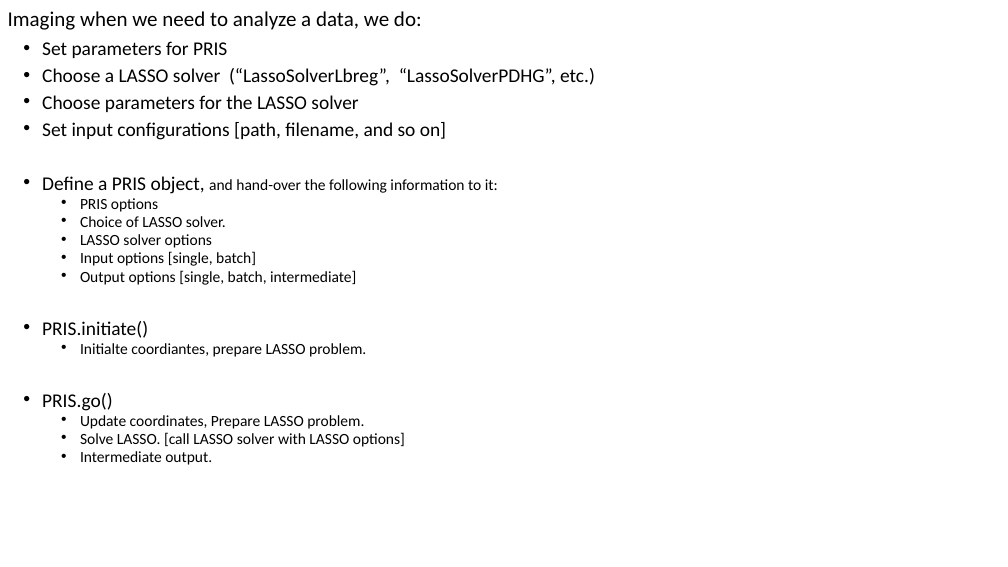
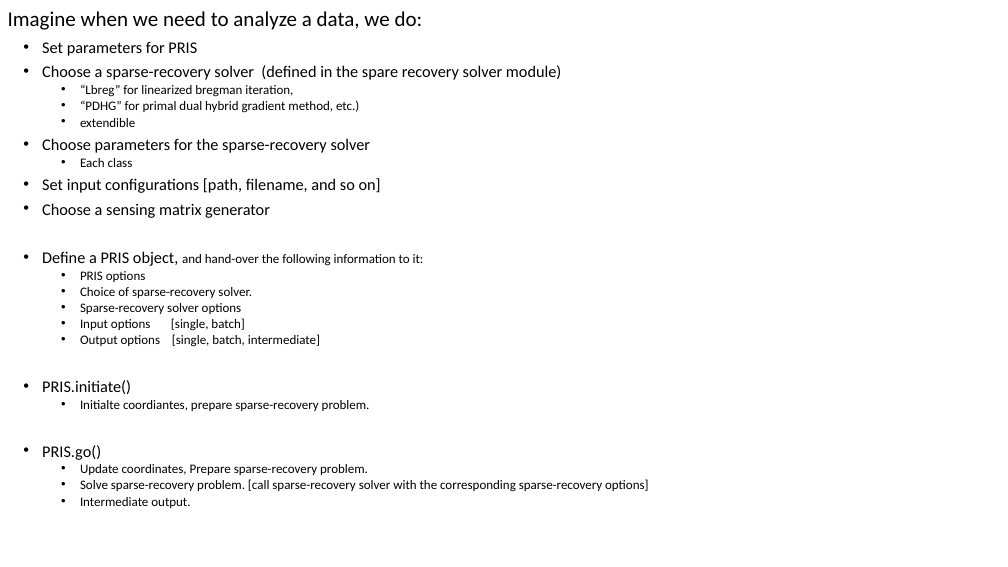
Before and after one commit to xiyuyi/PyPRIS, a slide deck: slide 5 of architecture.pptx (slide 3 before the commit). Drawn at 1008x567 pixels with LibreOffice and Linux fonts; fonts in the diff are those of the drawing. Boxes give left, top, right and bottom in pixels: in the first picture for what was removed or moved away, otherwise in the second. Text is boxed around its words. In the diff, an @@ line names an element or a change of style, - is before the commit and + after.

```diff
--- a/architecture.pptx
+++ b/architecture.pptx
@@ title at (x1=8, y1=11, x2=423, y2=30): text changed @@
-Imaging when we need to analyze a data, we do:
+Imagine when we need to analyze a data, we do:
@@ text at (x1=42, y1=42, x2=424, y2=508): size 18.5 to 15.5 pt in "Set parameters for PRIS", "Set input configurations [path, filename, and so ...", "Define a PRIS object,", "PRIS.initiate()" and 1 more places; size 14.8 to 12.4 pt in "and hand-over the following information to it:", "PRIS options", "Input options [single, batch]", "Output options [single, batch, intermediate]" and 1 more places @@
@@ text at (x1=42, y1=65, x2=561, y2=167): text changed; size 18.5 to 15.5 pt @@
-• Choose a LASSO solver (“LassoSolverLbreg”, “LassoSolverPDHG”, etc.)
-• Choose parameters for the LASSO solver
+• Choose a sparse-recovery solver (defined in the spare recovery solver module)
+  • “Lbreg” for linearized bregman iteration,
+  • “PDHG” for primal dual hybrid gradient method, etc.)
+  • extendible
+• Choose parameters for the sparse-recovery solver
+  • Each class
@@ text at (x1=42, y1=203, x2=270, y2=218): paragraph added @@
+• Choose a sensing matrix generator
@@ text at (x1=80, y1=287, x2=252, y2=314): text changed; size 14.8 to 12.4 pt @@
-  • Choice of LASSO solver.
-  • LASSO solver options
+  • Choice of sparse-recovery solver.
+  • Sparse-recovery solver options
@@ text at (x1=80, y1=400, x2=370, y2=411): text changed; size 14.8 to 12.4 pt @@
-  • Initialte coordiantes, prepare LASSO problem.
+  • Initialte coordiantes, prepare sparse-recovery problem.
@@ text at (x1=80, y1=464, x2=649, y2=492): text changed; size 14.8 to 12.4 pt @@
-  • Update coordinates, Prepare LASSO problem.
-  • Solve LASSO. [call LASSO solver with LASSO options]
+  • Update coordinates, Prepare sparse-recovery problem.
+  • Solve sparse-recovery problem. [call sparse-recovery solver with the corresponding sparse-recovery options]
```
Also in this commit, not shown: 1 other slide changed, 2 slides added, 4 other files.
